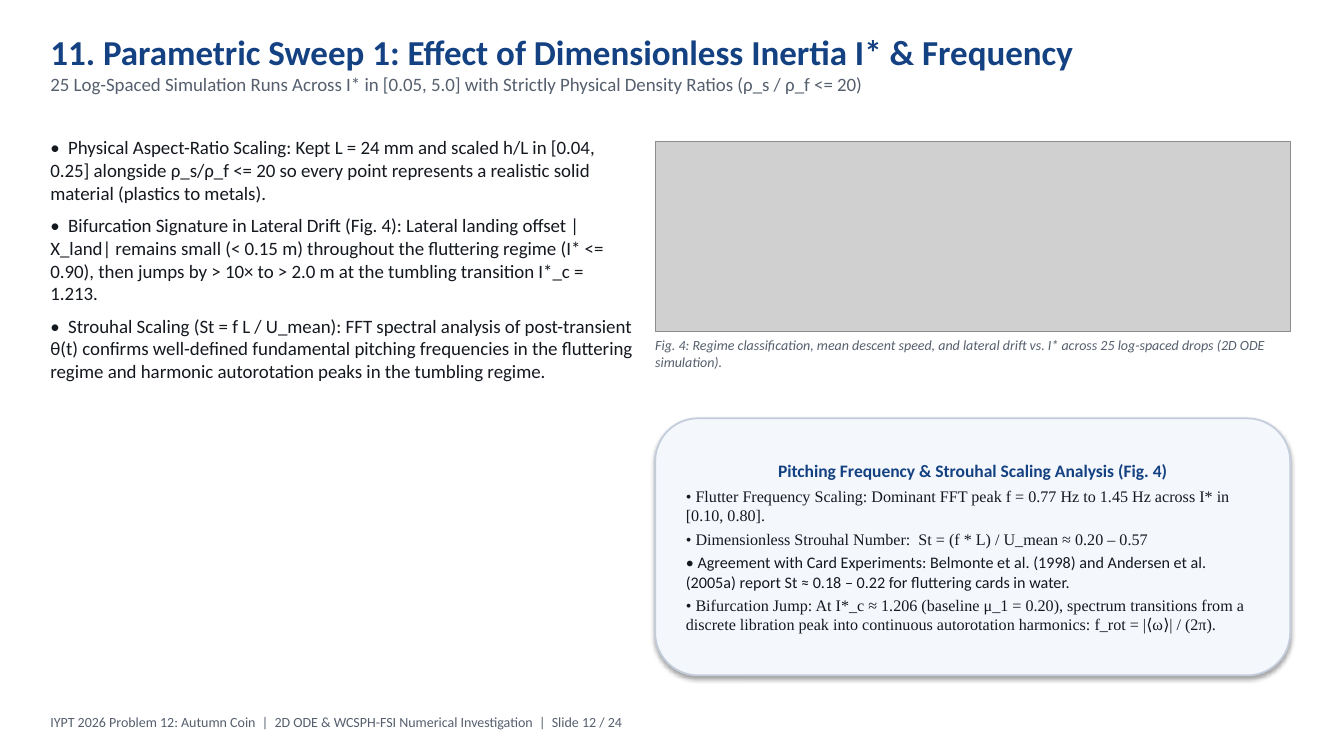
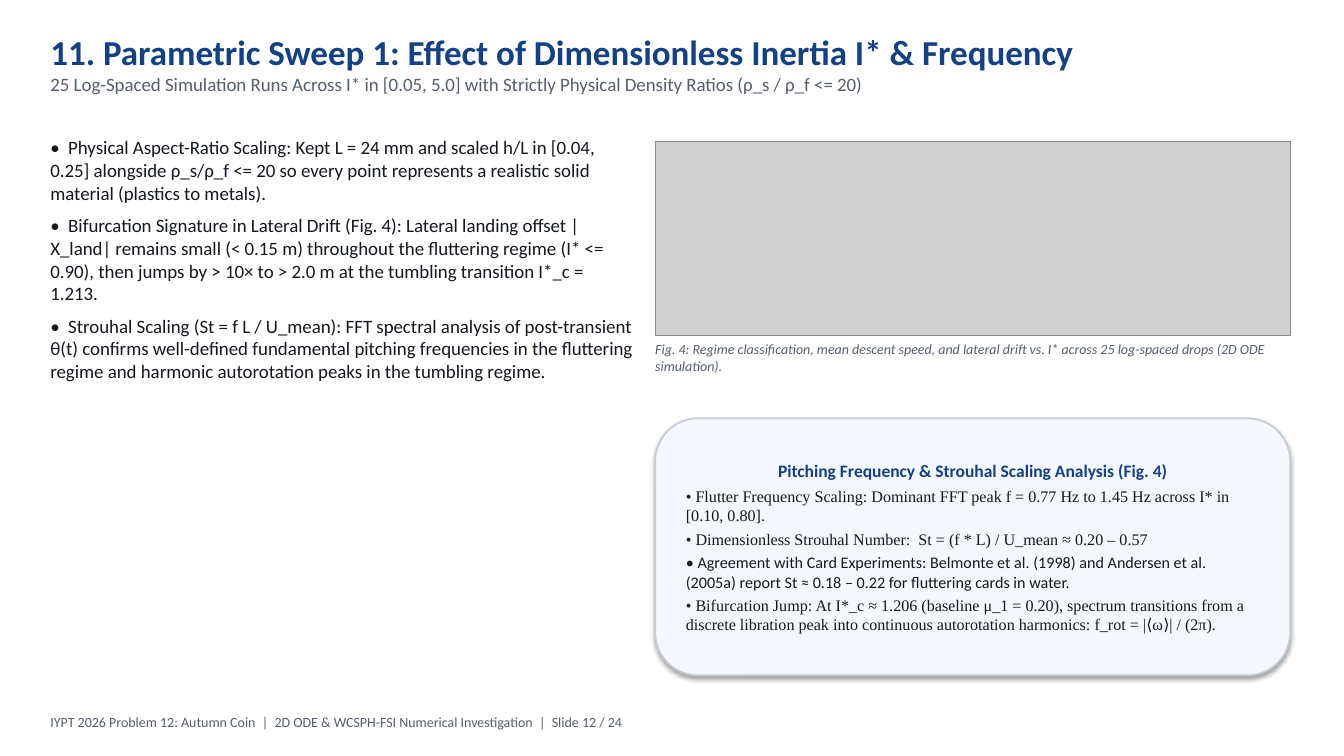
Before and after one commit to ayaanthelegend/Autumn-coin, a slide deck: slide 12 of Autumn_Coin_IYPT_2026.pptx. Drawn at 1344x756 pixels with LibreOffice and Linux fonts; fonts in the diff are those of the drawing; grey boxes stand for pictures. Boxes give left, top, right and bottom in pixels: in the first picture for what was removed or moved away, otherwise in the second. Text is boxed around its words. In the diff, an @@ line names an element or a change of style, - is before the commit and + after.

```diff
--- a/Autumn_Coin_IYPT_2026.pptx
+++ b/Autumn_Coin_IYPT_2026.pptx
@@ picture: place and size @@
-picture at box(655, 141, 1291, 332)
+picture at box(655, 141, 1291, 336)
@@ text "Fig. 4: Regime classification, mean ...": place and size @@
-text "Fig. 4: Regime classification, mean ..." at box(655, 340, 1265, 369)
+text "Fig. 4: Regime classification, mean ..." at box(655, 344, 1265, 373)
```
Also in this commit, not shown: 8 other slides changed, 43 other files.
